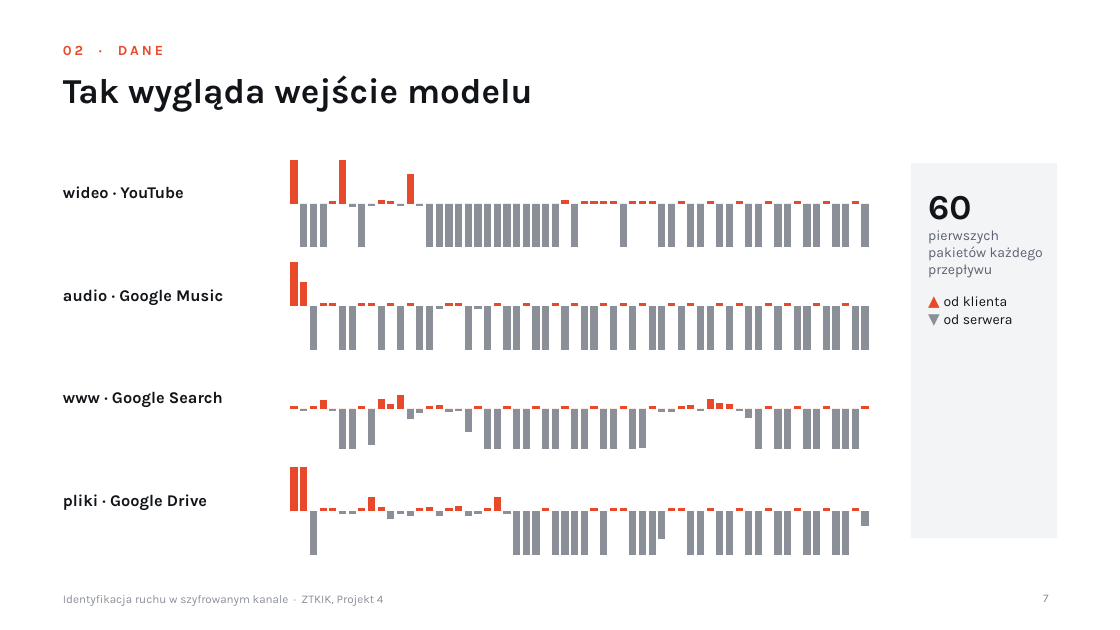
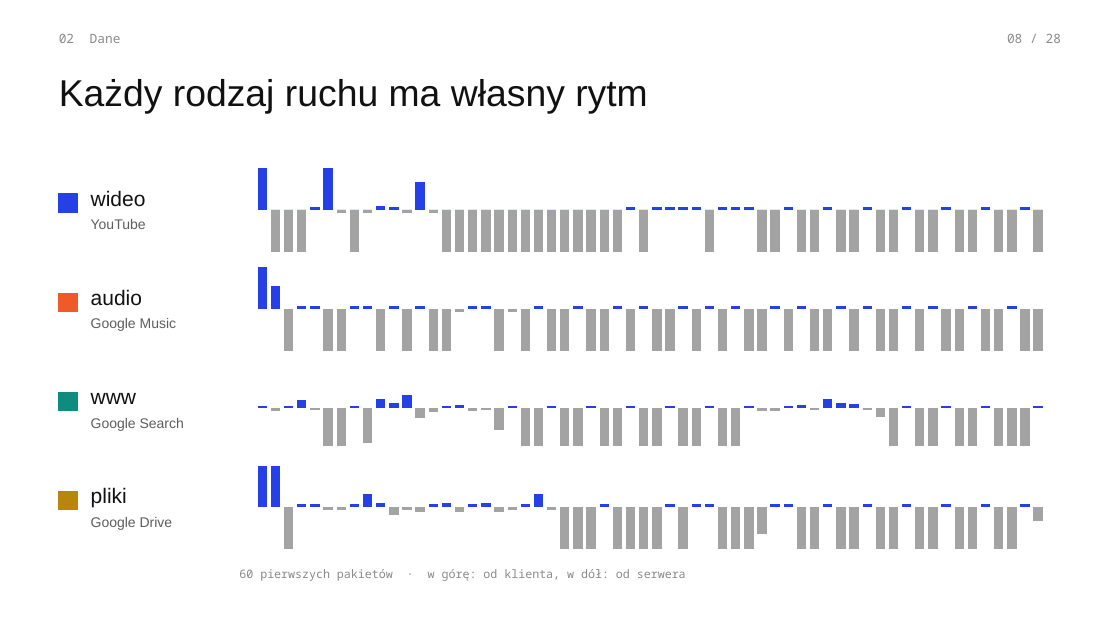
Before and after one commit to AdrianSajdak/KryptografiaProjekt4, a slide deck: slide 8 of prezentacja.pptx (slide 7 before the commit). Drawn at 1120x630 pixels with LibreOffice and Linux fonts; fonts in the diff are those of the drawing. Boxes give left, top, right and bottom in pixels: in the first picture for what was removed or moved away, otherwise in the second. Text is boxed around its words. In the diff, an @@ line names an element or a change of style, - is before the commit and + after.

```diff
--- a/prezentacja.pptx
+++ b/prezentacja.pptx
@@ text at bbox=[59, 34, 121, 43]: text changed; size 12 to 11 pt; font Karla to Noto Sans Mono; text colour #E8492A to #8A8A8A; bold off @@
-02 · DANE
+02 Dane
@@ text added at bbox=[1007, 34, 1061, 43], 11 pt, text #8A8A8A @@
+08 / 28
@@ title added at bbox=[59, 79, 648, 113], 32 pt, text #111111 @@
+Każdy rodzaj ruchu ma własny rytm
@@ title removed at bbox=[63, 75, 533, 112] @@
-Tak wygląda wejście modelu
@@ column stacked chart at bbox=[239, 164, 1061, 256] @@
@@ colour of Series 1 #E8492A to #2440E6 @@
@@ colour of Series 2 #8A8F98 to #A3A3A3 @@
@@ bar spacing changed @@
@@ lettering changed @@
@@ column stacked chart: place and size @@
-column stacked chart at bbox=[277, 155, 882, 252]
+column stacked chart at bbox=[239, 164, 1061, 256]
@@ rectangle removed at bbox=[912, 164, 1057, 538] @@
@@ rectangle added at bbox=[59, 194, 77, 213], fill #2440E6, outline #2440E6 1 pt @@
@@ text at bbox=[91, 190, 146, 207]: text changed; size 14 to 18 pt; font Karla to Arial; text colour #111418 to #111111; bold off @@
-wideo · YouTube
+wideo
@@ text added at bbox=[91, 219, 146, 229], 12 pt, text #5E5E5E @@
+YouTube
@@ column stacked chart at bbox=[239, 263, 1061, 355] @@
@@ colour of Series 1 #E8492A to #2440E6 @@
@@ colour of Series 2 #8A8F98 to #A3A3A3 @@
@@ bar spacing changed @@
@@ lettering changed @@
@@ column stacked chart: place and size @@
-column stacked chart at bbox=[277, 258, 882, 355]
+column stacked chart at bbox=[239, 263, 1061, 355]
@@ rectangle added at bbox=[59, 293, 77, 312], fill #F05A28, outline #F05A28 1 pt @@
@@ text added at bbox=[91, 289, 142, 306], 18 pt, text #111111 @@
+audio
@@ text at bbox=[91, 318, 177, 331]: text changed; size 14 to 12 pt; font Karla to Arial; text colour #111418 to #5E5E5E; bold off @@
-audio · Google Music
+Google Music
@@ column stacked chart at bbox=[239, 362, 1061, 455] @@
@@ colour of Series 1 #E8492A to #2440E6 @@
@@ colour of Series 2 #8A8F98 to #A3A3A3 @@
@@ bar spacing changed @@
@@ lettering changed @@
@@ column stacked chart: place and size @@
-column stacked chart at bbox=[277, 360, 882, 457]
+column stacked chart at bbox=[239, 362, 1061, 455]
@@ rectangle added at bbox=[59, 392, 77, 411], fill #0E8C7E, outline #0E8C7E 1 pt @@
@@ text at bbox=[91, 418, 184, 431]: text changed; size 14 to 12 pt; font Karla to Arial; text colour #111418 to #5E5E5E; bold off @@
-www · Google Search
+Google Search
@@ text added at bbox=[91, 393, 136, 404], 18 pt, text #111111 @@
+www
@@ column stacked chart at bbox=[239, 461, 1061, 554] @@
@@ colour of Series 1 #E8492A to #2440E6 @@
@@ colour of Series 2 #8A8F98 to #A3A3A3 @@
@@ bar spacing changed @@
@@ lettering changed @@
@@ column stacked chart: place and size @@
-column stacked chart at bbox=[277, 463, 882, 560]
+column stacked chart at bbox=[239, 461, 1061, 554]
@@ rectangle added at bbox=[59, 492, 77, 510], fill #B8860B, outline #B8860B 1 pt @@
@@ text added at bbox=[91, 487, 127, 508], 18 pt, text #111111 @@
+pliki
@@ text at bbox=[91, 517, 173, 530]: text changed; size 14 to 12 pt; font Karla to Arial; text colour #111418 to #5E5E5E; bold off @@
-pliki · Google Drive
+Google Drive
@@ text at bbox=[239, 569, 686, 581]: text changed; size 12 to 10 pt; font Karla to Noto Sans Mono; text colour #5B6270 to #8A8A8A @@
-60
-pierwszych pakietów każdego przepływu
-▲ od klienta
-▼ od serwera
+60 pierwszych pakietów · w górę: od klienta, w dół: od serwera
@@ text removed at bbox=[63, 595, 384, 606] @@
-Identyfikacja ruchu w szyfrowanym kanale · ZTKIK, Projekt 4
@@ page number removed at bbox=[1043, 595, 1048, 602] @@
-7
```
Also in this commit, not shown: 8 other slides changed, 19 slides added, 15 slides removed.
